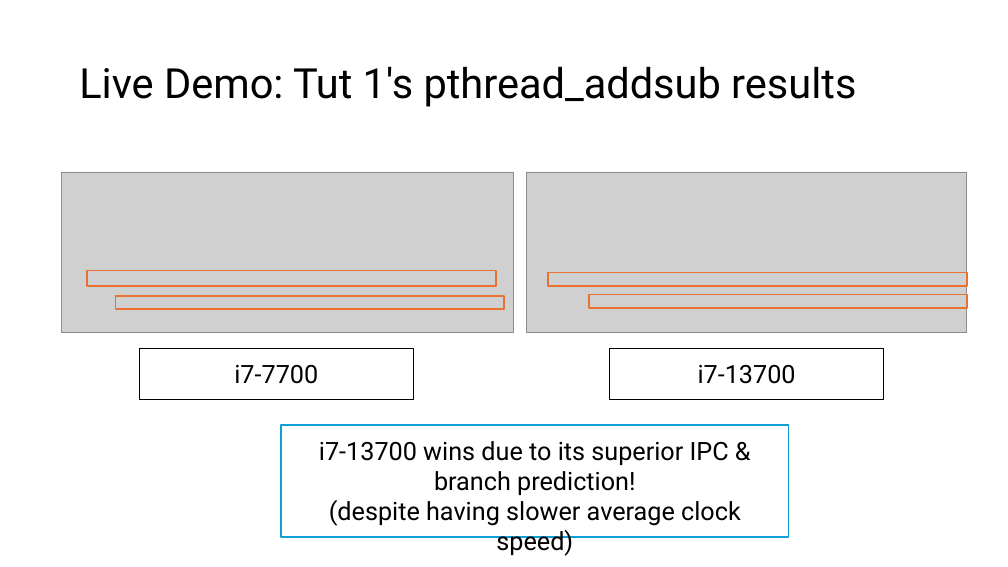
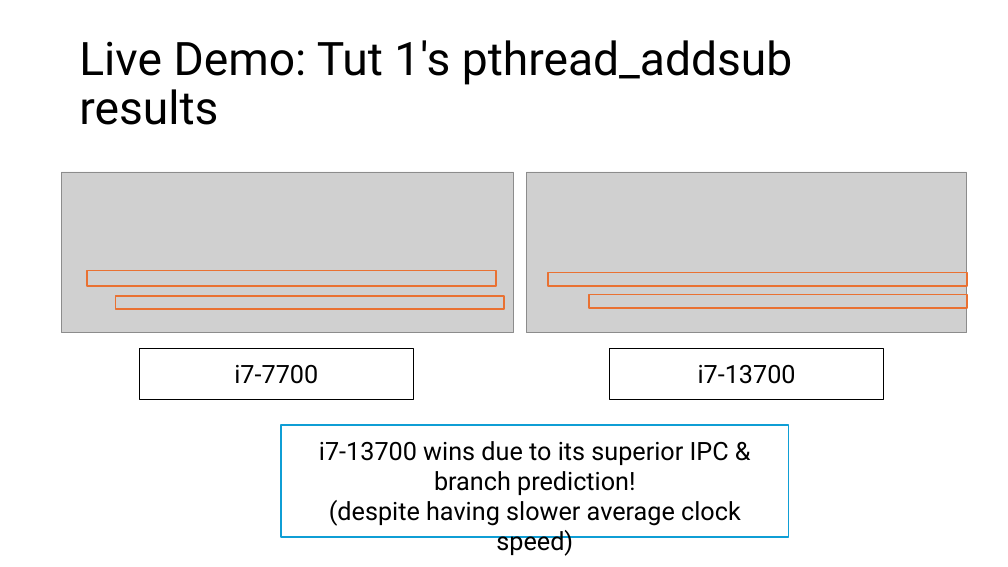
Before and after one commit to theodoreleebrant/TA-2425S1, a slide deck: slide 29 of CS3210/CS3210-TL3 (Lab 2).pptx. Drawn at 1008x567 pixels with LibreOffice and Linux fonts; fonts in the diff are those of the drawing; grey boxes stand for pictures. Boxes give left, top, right and bottom in pixels: in the first picture for what was removed or moved away, otherwise in the second. Text is boxed around its words. In the diff, an @@ line names an element or a change of style, - is before the commit and + after.

```diff
--- a/CS3210/CS3210-TL3 (Lab 2).pptx
+++ b/CS3210/CS3210-TL3 (Lab 2).pptx
@@ title "Live Demo: Tut 1's pthread_addsub ..." at [79,40,792,125]: size 39.6 to 44 pt @@
```
Also in this commit, not shown: 7 other slides changed, 1 slide added, 1 slide removed.
